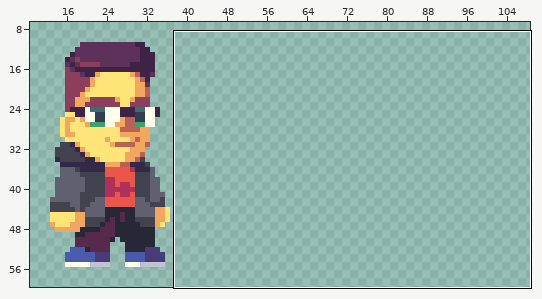
Pixel-art file: ase_files/sprites/credits/nosotros unu.aseprite. Above: a wide view before the commit, with the close-up outlined.
Close-up. Before the edit:
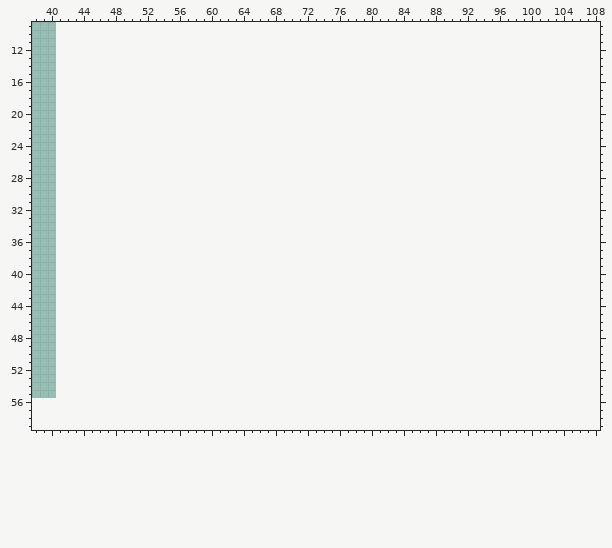
32x48 pixels, 1 frame. Colours within 5 levels of each other are drawn and written as one. Shown: x 38..108, y 9..59. The old version is drawn lined up with the new one, on the new canvas. The wide view leaves out empty margins.
Palette (. is transparent): 
Pixels before (only the part around the change), first column x 38:
 9 .......................................................................
10 .......................................................................
11 .......................................................................
12 .......................................................................
13 .......................................................................
14 .......................................................................
15 .......................................................................
16 .......................................................................
17 .......................................................................
18 .......................................................................
19 .......................................................................
20 .......................................................................
21 .......................................................................
22 .......................................................................
23 .......................................................................
24 .......................................................................
25 .......................................................................
26 .......................................................................
27 .......................................................................
28 .......................................................................
29 .......................................................................
30 .......................................................................
31 .......................................................................
32 .......................................................................
33 .......................................................................
34 .......................................................................
35 .......................................................................
36 .......................................................................
37 .......................................................................
38 .......................................................................
39 .......................................................................
40 .......................................................................
41 .......................................................................
42 .......................................................................
43 .......................................................................
44 .......................................................................
45 .......................................................................
46 .......................................................................
47 .......................................................................
48 .......................................................................
49 .......................................................................
50 .......................................................................
51 .......................................................................
52 .......................................................................
53 .......................................................................
54 .......................................................................
55 .......................................................................
56 .......................................................................
57 .......................................................................
58 .......................................................................
59 .......................................................................
The result:
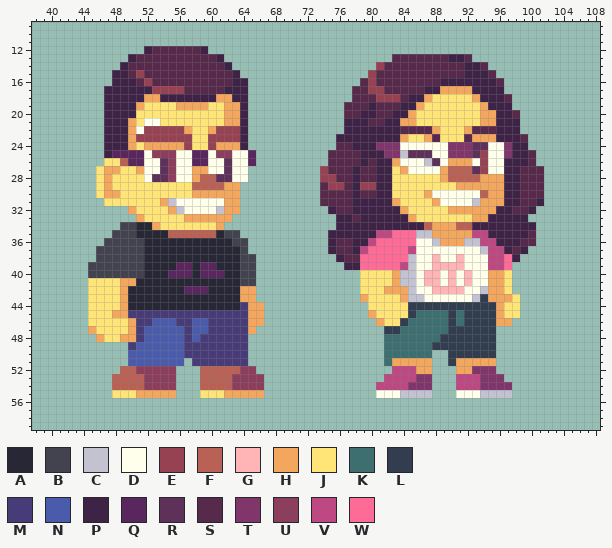
Colours new in this view: A #272736  B #43434f  C #c2c2d1  D #ffffeb  E #964253  F #ba6156  G #ffb5b5  H #f2a65e  J #ffe478  K #3d6e70  L #323e4f  M #473b78  N #4b5bab  P #3e2347  Q #5a265e  R #5e315b  S #57294b  T #80366b  U #8c3f5d  V #bd4882  W #ff6b97
What changed:
canvas 32x48 -> 112x64, the old top-left corner now at 9,8
y 12: x 52..59 ........ -> PSSSSSSP
y 13: x 50..61 ............ -> PSSSSSSSSSSP; x 83..92 .......... -> SSSSSSSPPS
y 14: x 49..62 .............. -> PSSSSSSSSSSSSP; x 81..94 .............. -> ESSSSSSSSSSPPS
y 15: x 48..63 ................ -> PPSESSSSSSSSSSSP; x 80..95 ................ -> ESSSSSSSSSSSPPPS
y 16: x 48..64 ................. -> PPPSESSSSSSSSSSPP; x 79..96 .................. -> SESSSSSSSSPPPPPPPS
y 17: x 47..64 .................. -> PPPPPPEEEESSSSSPPP; x 78..96 ................... -> SSEESSSSSPPHHHHPPPP
y 18: x 47..64 .................. -> PPPPPHHPPPPPPPHHPP; x 78..97 .................... -> SSSEEESPPHJJJJJHPPPS
y 19: x 47..64 .................. -> PPPPHJJJJHHHHJJHHP; x 77..97 ..................... -> SSSPSSSPPHJJJJJJJHPPP
y 20: x 47..64 .................. -> PPPPJJJJJJJJJJJHHP; x 77..98 ...................... -> SSPPSSPPHJJJJJJJJHHPPS
y 21: x 47..64 .................. -> PPPHJDDJJJJJJJJHHP; x 77..98 ...................... -> PPPSSPPHHJJJJJJJJHHPPP
y 22: x 47..64 .................. -> PPPHDEEEEEHJJHEEEP; x 77..98 ...................... -> PPPPPPPSSSSHJJJHSSSPPP
y 23: x 47..64 .................. -> PPPHEEEEEEEJJEEEEP; x 76..99 ........................ -> PPPPPPPPHJJHSJJJSHHHPPPS
y 24: x 47..64 .................. -> PPPHJHHHHHEJJEHHHP; x 76..99 ........................ -> SSPPPTTTDDDDDDTTTRRDDTPP
y 25: x 47..65 ................... -> PQQQQDUUUDDQQDUUDDQ; x 75..100 .......................... -> SSSSPPPTTCRRRDDTTTREDDTPPS
y 26: x 47..65 ................... -> JJFQQDDRUDDQQDDRDDQ; x 75..100 .......................... -> SSSSPSPPHDDDCRDHHHDEDDPPPS
y 27: x 46..64 ................... -> JHHJJHDDRUDDHHDDRDD; x 74..101 ............................ -> ESSSPSSPPJHDDDDHFFFREDDPPSSS
y 28: x 46..64 ................... -> JHJJJJDRRUDDHFFRRDD; x 74..101 ............................ -> EESSPSSPPJJJJJJHFFFFHHHPPSSS
y 29: x 46..63 .................. -> JHJJJJJJJJJJFFFFHH; x 74..101 ............................ -> SEESPEEPPJJJJJJJJHHHHHHPPSSS
y 30: x 46..63 .................. -> JHHJJJJJJJJJHHHHHH; x 74..101 ............................ -> SSSSPSSPPJJJJHDDDDDDFHHPPSSS
y 31: x 47..63 ................. -> JJJJJJJHCDDDDDDHH; x 74..101 ............................ -> SSSSPPPPPHJJJJHDDDDCHHHPPSSP
y 32: x 50..63 .............. -> HJJJJHCDDDDCHH; x 75..100 .......................... -> PSSPPPPPPHJJJJJHHHHHHPPSSP
y 33: x 51..62 ............ -> HJJJJJHHHHHH; x 76..99 ........................ -> PPSPPPPPPHJJJJJJJHHPPPPP
y 34: x 49..61 ............. -> BBAAHJJJJJJJH; x 76..100 ......................... -> PPPPPPPPPPPFHHHFFPPPPPPPP
y 35: x 48..63 ................ -> BBBAAAAFFFFFFABB; x 75..100 .......................... -> PPPPPPVVWWWCCHHHHHVVPPPPPS
y 36: x 47..64 .................. -> BBBBBAAAAAAAAAAABB; x 75..100 .......................... -> PSSPPVWWWWWDDCHHHCCVVPPPSS
y 37: x 46..64 ................... -> BBBBBBAAAAAAAAAAAAB; x 75..99 ......................... -> PSSPVWWWWWVDDDDDDDDCVVPSP
y 38: x 46..65 .................... -> BBBBBBAAAAAAAAAAAABB; x 76..98 ....................... -> PSSWWWWWWCDDGDDGDDDVVWP
y 39: x 45..65 ..................... -> BBBBBBBAAAAQQAQQAAABB; x 77..97 ..................... -> PPWWWWWVCDDGGGGDDDVVW
y 40: x 45..65 ..................... -> BBBBBBBAAAQQQAQQQAABB; x 79..97 ................... -> JJJJHCCDGGDGDGDDHHJ
y 41: x 45..65 ..................... -> JJJJHHAAAAAAAAAAAAABB; x 79..97 ................... -> JJJJHCCDGGDGDGDDHHJ
y 42: x 45..65 ..................... -> JJJJHAAAAAAAQQQAAAAHH; x 79..97 ................... -> JJJHHHCDDGGGGDDCHHJ
y 43: x 45..65 ..................... -> JJJJHAAAAAAAAAAAAAAHH; x 79..98 .................... -> HJJJJHCCDDDDDDCLHHHJ
y 44: x 45..66 ...................... -> JJJJHAAAAAAAAAAAAAAMHH; x 80..98 ................... -> JJJJJLLLLLLLLLLLHJJ
y 45: x 45..66 ...................... -> JJJHHMMMMMMMMMMMMMMMHH; x 80..98 ................... -> HJJJJLKKKKLKLLLLHJJ
y 46: x 45..66 ...................... -> JJJJJHMMNNNMMNNMMMMMHH; x 81..97 ................. -> HJJLKKKKKLKLLLLHH
y 47: x 45..65 ..................... -> HJJJJHMNNNNNMNNMMMMMH; x 82..95 .............. -> LLKKKKKKLLLLLL
y 48: x 46..64 ................... -> HJJHHMNNNNNMNMMMMMM; x 82..95 .............. -> KKKKKKKLLLLLLL
y 49: x 50..64 ............... -> MNNNNNNMMMMMMMM; x 82..95 .............. -> KKKKKKLLLLLLLL
y 50: x 50..64 ............... -> NNNNNNNMMMMMMMM; x 82..87 ...... -> KKKKKK; x 90..95 ...... -> LLLLLL
y 51: x 50..56 ....... -> NNNNNNN; x 58..64 ....... -> MMMMMMM; x 82..87 ...... -> KHHHHH; x 90..95 ...... -> LHHHHH
y 52: x 49..55 ....... -> FFUUUUU; x 59..65 ....... -> FFFFFUU; x 83..87 ..... -> VVVHH; x 91..95 ..... -> HHTTT
y 53: x 48..55 ........ -> FFFFUUUU; x 59..66 ........ -> FFFFUUUU; x 82..87 ...... -> VVVVTT; x 91..96 ...... -> VVVTTT
y 54: x 48..55 ........ -> FFFFUUUU; x 59..66 ........ -> FFFFUUUU; x 81..87 ....... -> VVVVTTT; x 91..97 ....... -> VVVTTTT
y 55: x 48..55 ........ -> JJJHHHHH; x 59..66 ........ -> JJJHHHHH; x 81..87 ....... -> DDDCCCC; x 91..97 ....... -> DDDCCCC
